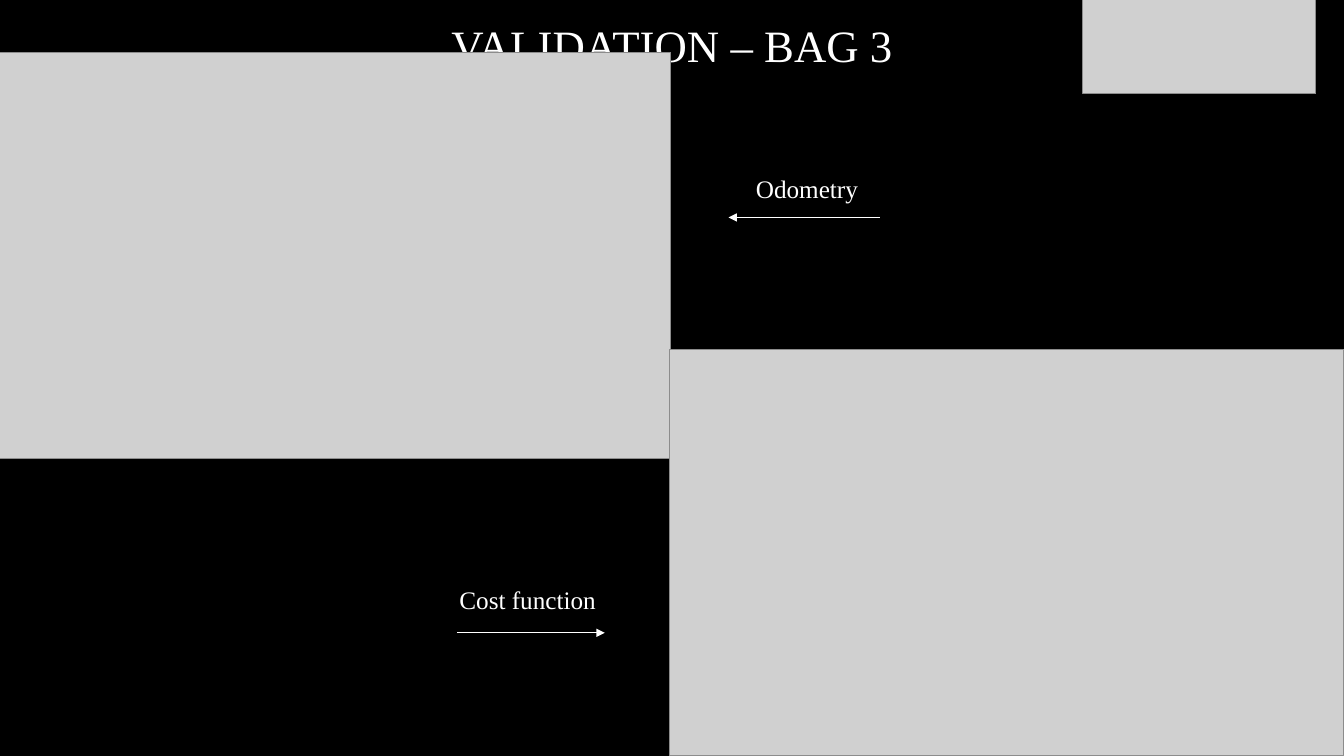
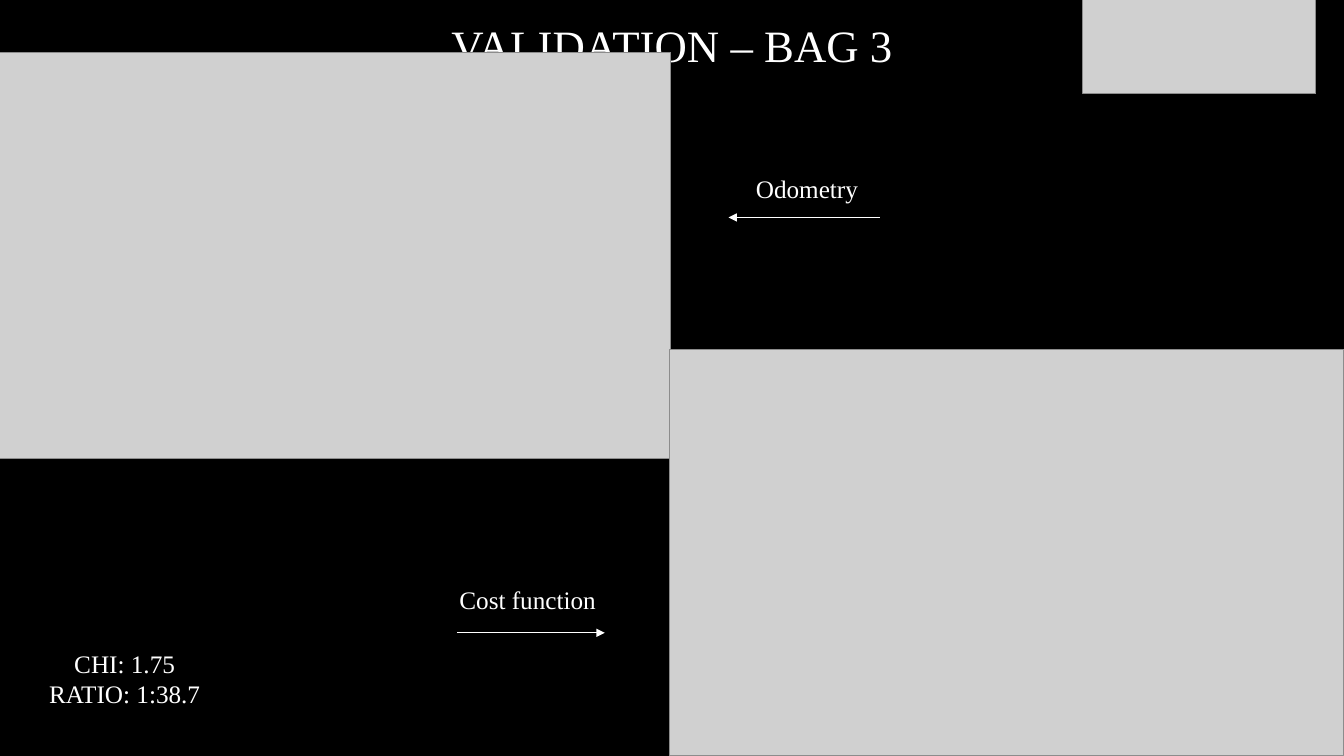
Before and after one commit to marcoCella/scout_ros, a slide deck: slide 20 of project1/Instructions.pptx. Drawn at 1344x756 pixels with LibreOffice and Linux fonts; fonts in the diff are those of the drawing; grey boxes stand for pictures. Boxes give left, top, right and bottom in pixels: in the first picture for what was removed or moved away, otherwise in the second. Text is boxed around its words. In the diff, an @@ line names an element or a change of style, - is before the commit and + after.

```diff
--- a/project1/Instructions.pptx
+++ b/project1/Instructions.pptx
@@ text added at [49,656,200,704], 18 pt, text #FFFFFF @@
+CHI: 1.75
+RATIO: 1:38.7
```
Also in this commit, not shown: 11 other slides changed, 1 other file.
